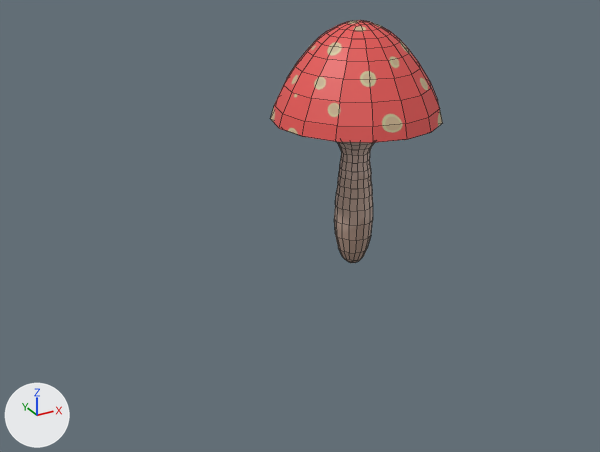
A saved change to the Blender file 5 semestre/Modelagem e animaçao 3d/cogumelo.blend.
Before and after are seen from a camera (50 mm lens) standing at (-25.4, -39.3, 22.2) and looking at (-2.6, 2.1, 1.4). Lighting does not change. The marker at lower left points along +X, +Y and +Z. Mesh edges are drawn as thin lines.

The scene before the commit, as lines of its bpy script (objects in view):
```python
me_cube_001 = bpy.data.meshes.new('Cube.001')
me_cube_001.from_pydata(...)  # 482 vertices, 480 faces; spans x -5.03..5.03, y -5.03..5.03, z -8.48..6.28
me_cube_001.materials.append(mat_material_001)  # picture img_cube_base_color
ob_cube = bpy.data.objects.new('Cube', me_cube_001)
ob_cube.location = (0.0, 0.0, 5.59)
ob_cube.rotation_euler = (0.0, -3.142, 0.0)  # degrees (0, -180, 0)
```
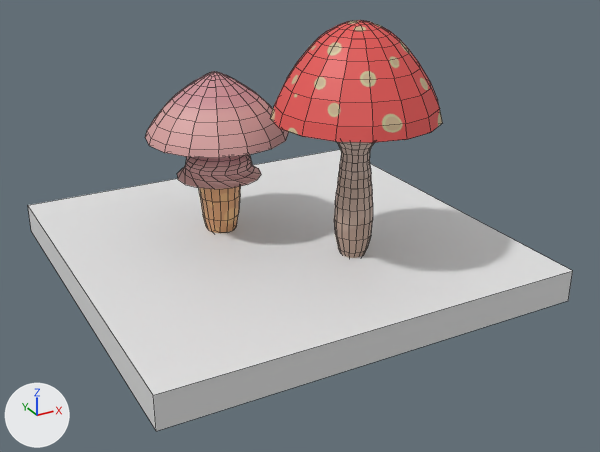
The newer file is also turned or shifted as a whole; pictures and numbers use the older file's frame.

Edits to the scene script, one JSON object a line:
```json
{"op": "add", "block": "img_cylinder_base_color", "code": ["img_cylinder_base_color = load_image('Cylinder Base Color', 'Cogu babados.png', 1024, 1024, 'sRGB')"]}
{"op": "add", "block": "mat_material_002", "code": ["mat_material_002 = principled_material('Material.002')", "mat_material_002.texture = img_cylinder_base_color"]}
{"op": "add", "block": "me_cube", "code": ["me_cube = bpy.data.meshes.new('Cube')", "me_cube.from_pydata(...)  # a box spanning x -1.0..1.0, y -1.0..1.0, z -1.0..1.0"]}
{"op": "add", "block": "me_cylinder", "code": ["me_cylinder = bpy.data.meshes.new('Cylinder')", "me_cylinder.from_pydata(...)  # 450 vertices, 448 faces; spans x -4.53..4.53, y -4.53..4.53, z -2.97..8.05", "me_cylinder.materials.append(mat_material_002)  # picture img_cylinder_base_color"]}
{"op": "add", "block": "ob_cube_001", "code": ["ob_cube_001 = bpy.data.objects.new('Cube.001', me_cube)", "ob_cube_001.location = (-2.93, 4.62, -1.1)", "ob_cube_001.scale = (13.0, 13.0, 1.0)"]}
{"op": "add", "block": "ob_cylinder", "code": ["ob_cylinder = bpy.data.objects.new('Cylinder', me_cylinder)", "ob_cylinder.location = (-5.55, 7.52, 2.26)"]}
```

Where the change shows, as pixel boxes (x1, y1, x2, y2) in the pictures (600 x 452 px):
```json
{"object": "Cube.001", "change": "added", "after": [28, 150, 573, 431]}
{"object": "Cylinder", "change": "added", "after": [145, 72, 289, 233], "on screen": "pink"}
```
